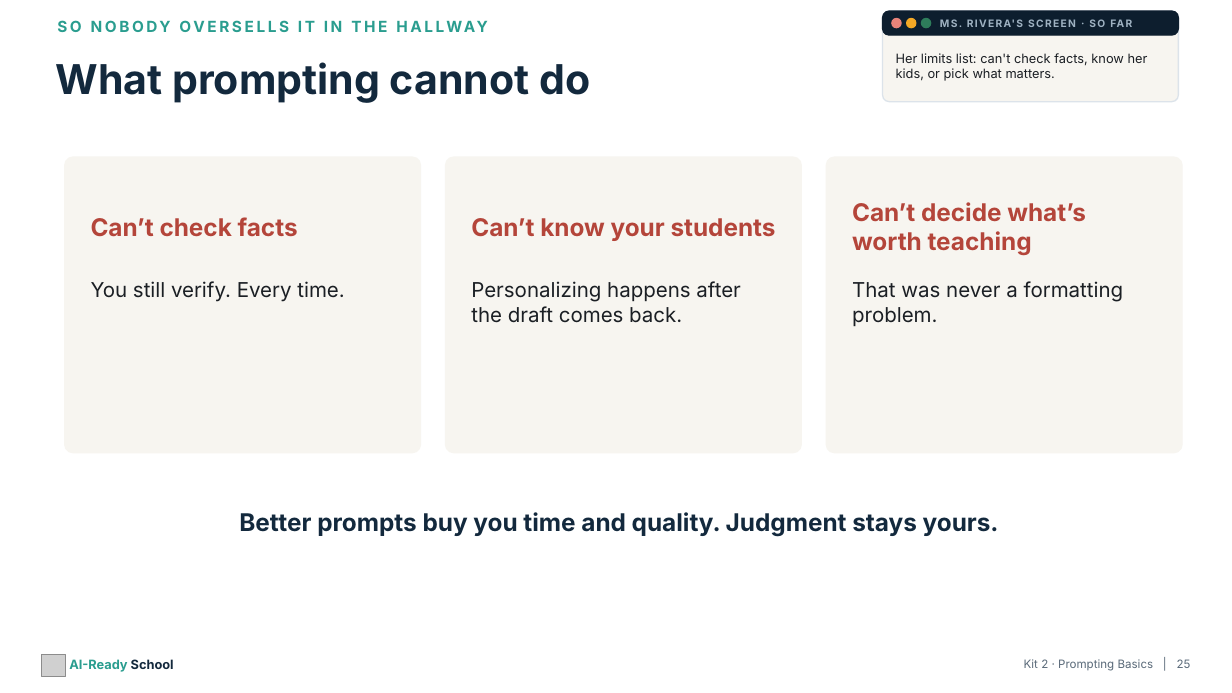
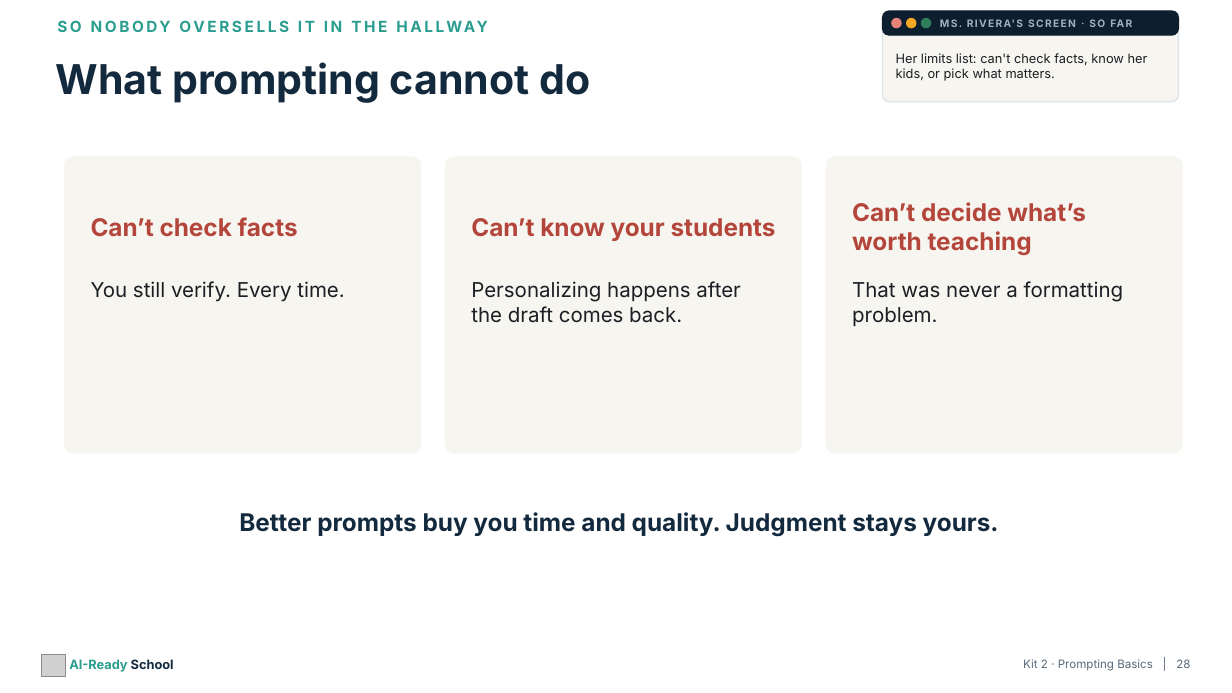
Before and after one commit to aspinozzi1/Ai-School-Ready, a slide deck: slide 28 of kits/kit02/Kit02_PresentationDeck.pptx (slide 25 before the commit). Drawn at 1232x693 pixels with LibreOffice and Linux fonts; fonts in the diff are those of the drawing; grey boxes stand for pictures. Boxes give left, top, right and bottom in pixels: in the first picture for what was removed or moved away, otherwise in the second. Text is boxed around its words. In the diff, an @@ line names an element or a change of style, - is before the commit and + after.

```diff
--- a/kits/kit02/Kit02_PresentationDeck.pptx
+++ b/kits/kit02/Kit02_PresentationDeck.pptx
@@ text at [1023,659,1190,671]: text changed @@
-Kit 2 · Prompting Basics | 25
+Kit 2 · Prompting Basics | 28
```
Also in this commit, not shown: 14 other slides changed, 3 slides added, 17 other files.
